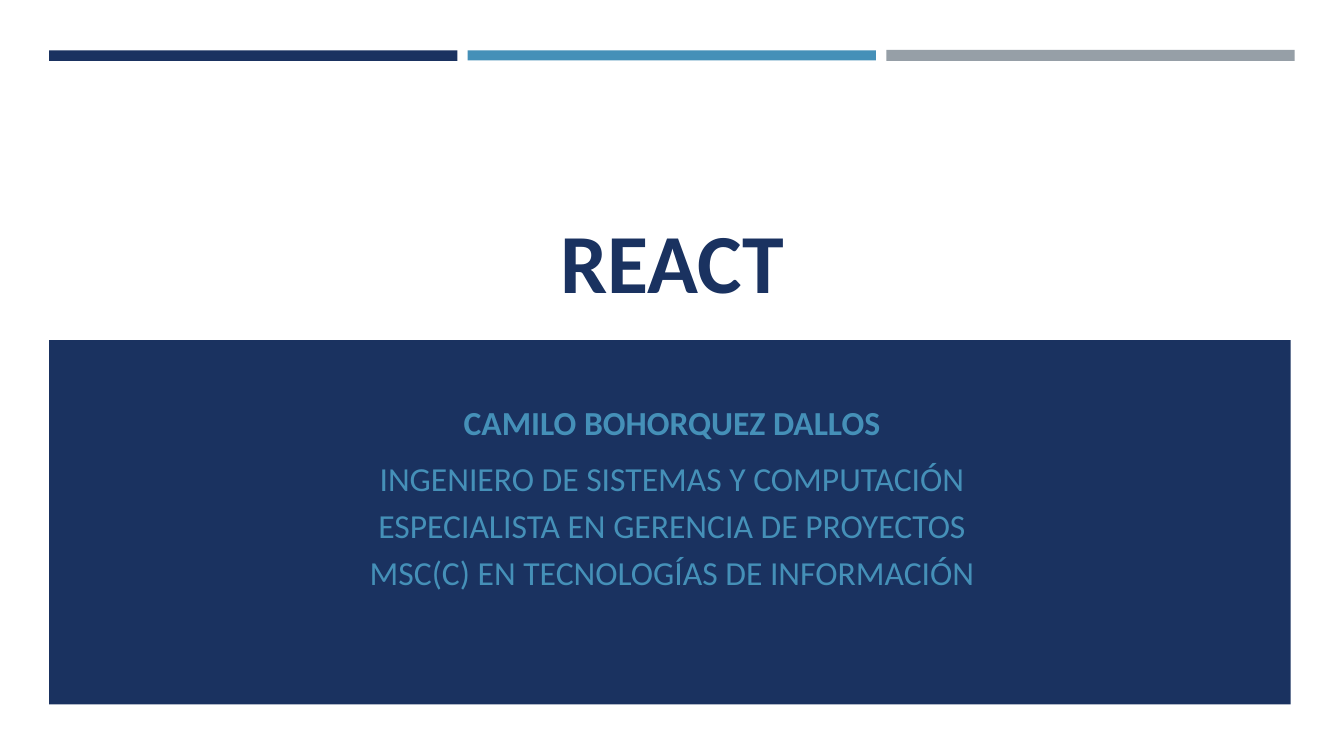
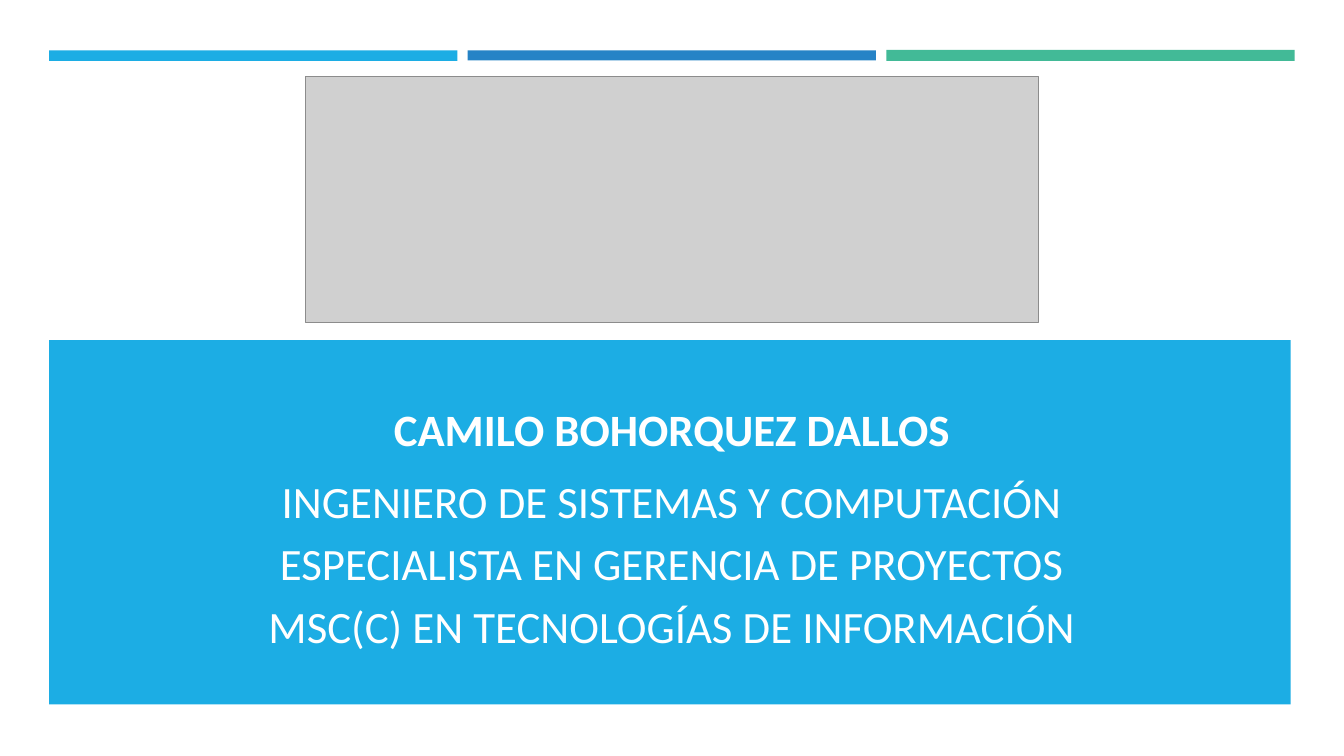
Before and after one commit to Camilobd/MinTic---Desarrollo-Web_Gr-9-10, a slide deck: slide 1 of Recursos/2. React.pptx. Drawn at 1344x756 pixels with LibreOffice and Linux fonts; fonts in the diff are those of the drawing; grey boxes stand for pictures. Boxes give left, top, right and bottom in pixels: in the first picture for what was removed or moved away, otherwise in the second. Text is boxed around its words. In the diff, an @@ line names an element or a change of style, - is before the commit and + after.

```diff
--- a/Recursos/2. React.pptx
+++ b/Recursos/2. React.pptx
@@ rectangle at (x1=49, y1=50, x2=458, y2=60): fill #1A3260 to #1CADE4 @@
@@ rectangle at (x1=468, y1=50, x2=876, y2=60): fill #4590B8 to #2683C6 @@
@@ rectangle at (x1=886, y1=50, x2=1295, y2=62): fill #969FA7 to #42BA97 @@
@@ picture added at (x1=306, y1=77, x2=1038, y2=323) @@
@@ title removed at (x1=560, y1=238, x2=784, y2=294) @@
-REACT
@@ rectangle at (x1=49, y1=340, x2=1291, y2=704): fill #1A3260 to #1CADE4 @@
@@ subtitle "CAMILO BOHORQUEZ DALLOS" at (x1=268, y1=416, x2=1074, y2=649): size 24 to 32 pt, text colour #4590B8 to #FFFFFF; more space between paragraphs @@
```
Also in this commit, not shown: 12 other slides changed, 3 slides added, 1 slide removed, 27 other files.
